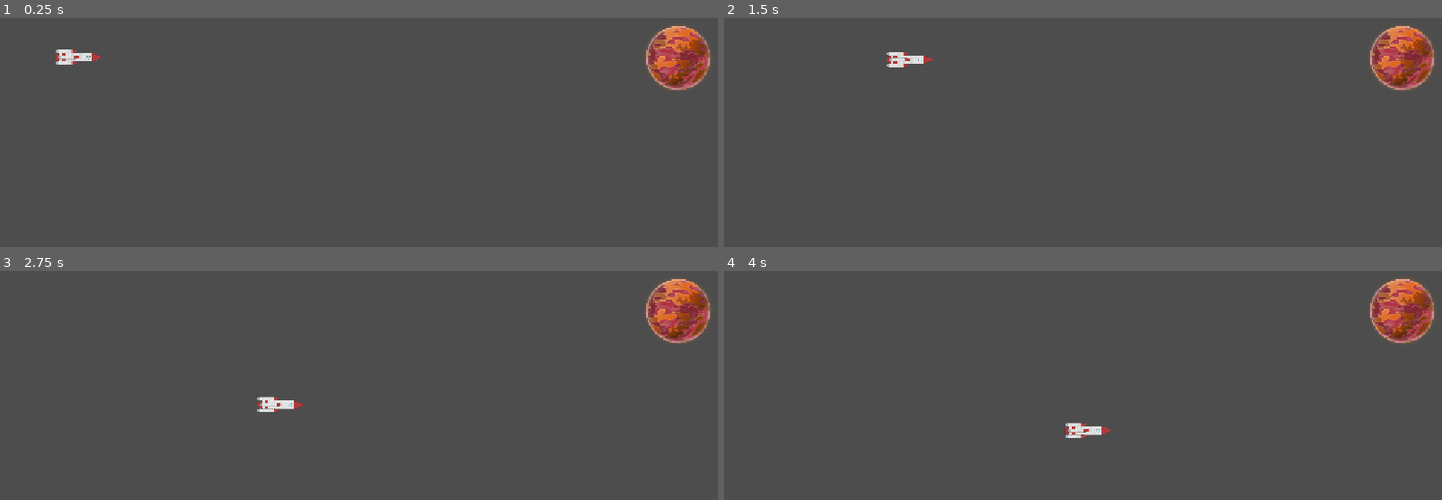
Above: before the commit, frames 1-4 (two rows, left to right).
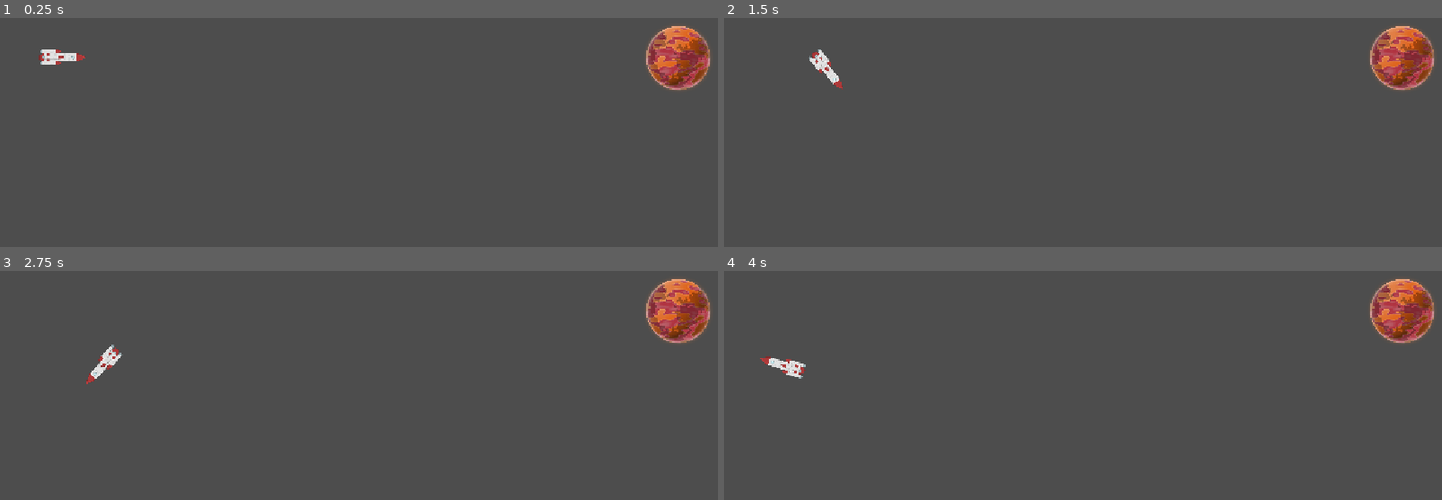
Above: after the commit, the same moments.

Repository: gilad905/space-jam
Game: Godot game, scene res://scenes/main.tscn
Two runs of this game, one before a commit and one after it. Both use one fixed random seed, a clock stepped at 60 frames per second and the inputs below.
Inputs:
- Up to frame 1 (0.25 s): no input
- Up to frame 2 (1.5 s): hold Right (ui_right) 0.53-1.28 s; hold Down (ui_down) from 1.28 s (still down)
- Up to frame 3 (2.75 s): release Down (ui_down) at 2.03 s; hold Right (ui_right) from 2.03 s (still down)
- Up to frame 4 (4 s): release Right (ui_right) at 2.78 s; hold Up (ui_up) 2.78-3.53 s; hold Left (ui_left) from 3.53 s (still down)

The runs differ from the first frame. In frame 1, 0.4% of the frame differs, in the area x 5-15%, y 13-21%; in frame 2, 0.6%; in frame 3, 0.6%, in the area x 12-43%, y 32-62%; in frame 4, 0.6%.

Commit message:
constant force

Diff:
--- a/src/scenes/main.tscn
+++ b/src/scenes/main.tscn
@@ -22,8 +22,9 @@
 [node name="Player" type="RigidBody2D" parent="." unique_id=1514733619]
 position = Vector2(89, 344)
 rotation = 1.5707964
-linear_velocity = Vector2(150, 0)
+linear_damp = 10.0
 script = ExtResource("1_0wfyh")
+forward_force = 600.0
 
 [node name="CollisionShape2D" type="CollisionShape2D" parent="Player" unique_id=1907273118]
 shape = SubResource("CapsuleShape2D_sugp2")
--- a/src/scripts/player.gd
+++ b/src/scripts/player.gd
@@ -1,18 +1,14 @@
 extends RigidBody2D
 
-@export var strafe_force: float = 200.0
-@export var turn_speed: float = 4.0
+@export var forward_force: float = 300.0
+@export var turn_torque: float = 1200.0
 
-func _ready() -> void:
-	pass
+func _physics_process(_delta: float) -> void:
+	# 1. Constant forward thrust along local UP
+	var forward_dir := Vector2.UP.rotated(rotation)
+	apply_central_force(forward_dir * forward_force)
 
-func _physics_process(_delta) -> void:
-	#var turn_direction := Input.get_axis("ui_left", "ui_right")
-	#rotation += turn_direction * turn_speed * delta
-	#var forward_vector := Vector2.UP.rotated(rotation)
-	#apply_central_force(forward_vector * forward_thrust)
-
-	var side_input := Input.get_axis("ui_up", "ui_down") # returns -1.0, 0.0, or 1.0
-	if side_input != 0.0:
-		var right_dir := Vector2.RIGHT.rotated(rotation)
-		apply_central_force(right_dir * side_input * strafe_force)
+	# 2. Rotational torque based on side inputs (A/D or Left/Right)
+	var turn_input := Input.get_axis("ui_left", "ui_right") # -1.0 (left), 1.0 (right)
+	if turn_input != 0.0:
+		apply_torque(turn_input * turn_torque)
